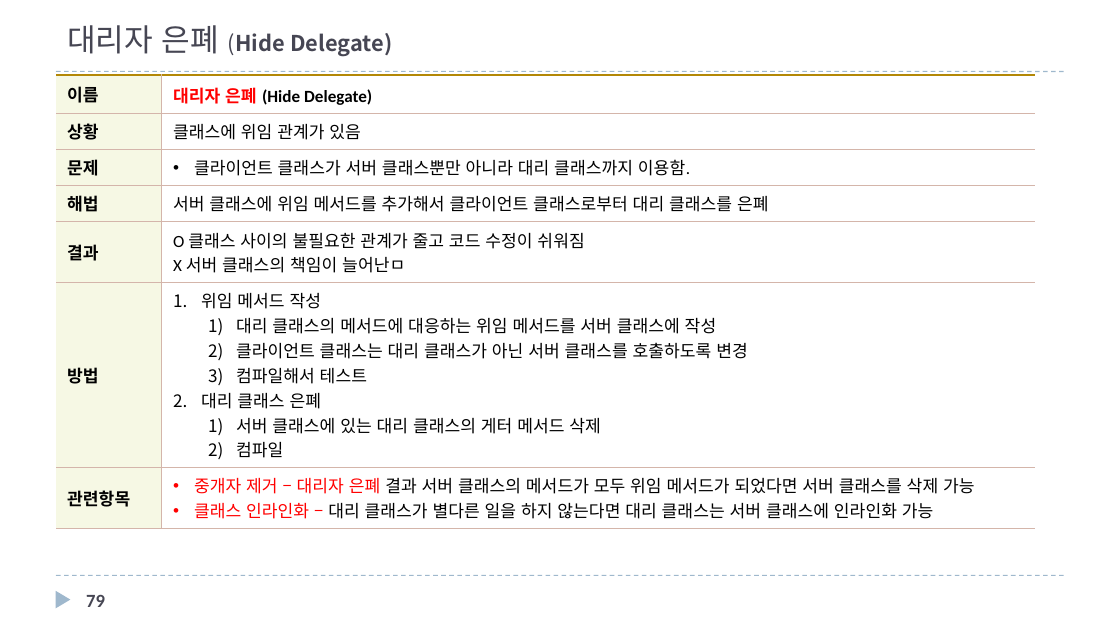
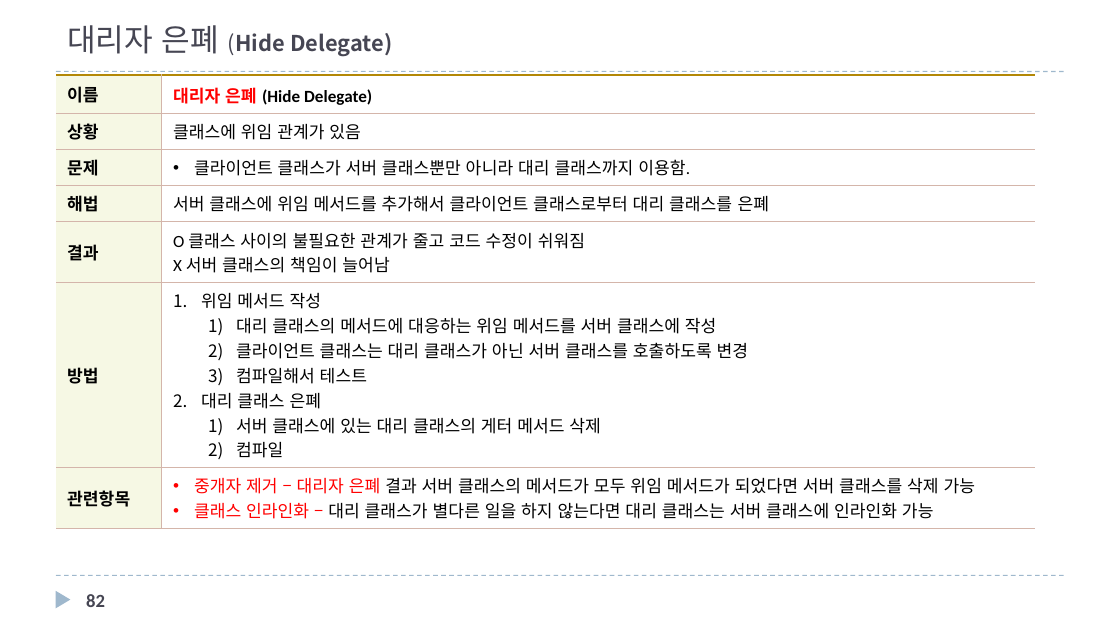
Before and after one commit to mkgungor/refactoring_java, a slide deck: slide 82 of ppt/자바로 배우는 리팩토링 입문.pptx (slide 79 before the commit). Drawn at 1120x630 pixels with LibreOffice and Linux fonts; fonts in the diff are those of the drawing. Boxes give left, top, right and bottom in pixels: in the first picture for what was removed or moved away, otherwise in the second. Text is boxed around its words. In the diff, an @@ line names an element or a change of style, - is before the commit and + after.

Commit message:
코드 악취 예 추가

```diff
--- a/ppt/자바로 배우는 리팩토링 입문.pptx
+++ b/ppt/자바로 배우는 리팩토링 입문.pptx
@@ table at <box>56,75,1035,523</box> @@
-row 5, column 2: O 클래스 사이의 불필요한 관계가 줄고 코드 수정이 쉬워짐 / X 서버 클래스의 책임이 늘어난ㅁ
+row 5, column 2: O 클래스 사이의 불필요한 관계가 줄고 코드 수정이 쉬워짐 / X 서버 클래스의 책임이 늘어남
@@ page number at <box>86,594,105,607</box>: text changed @@
-79
+82
```
Also in this commit, not shown: 7 other slides changed, 3 slides added.
